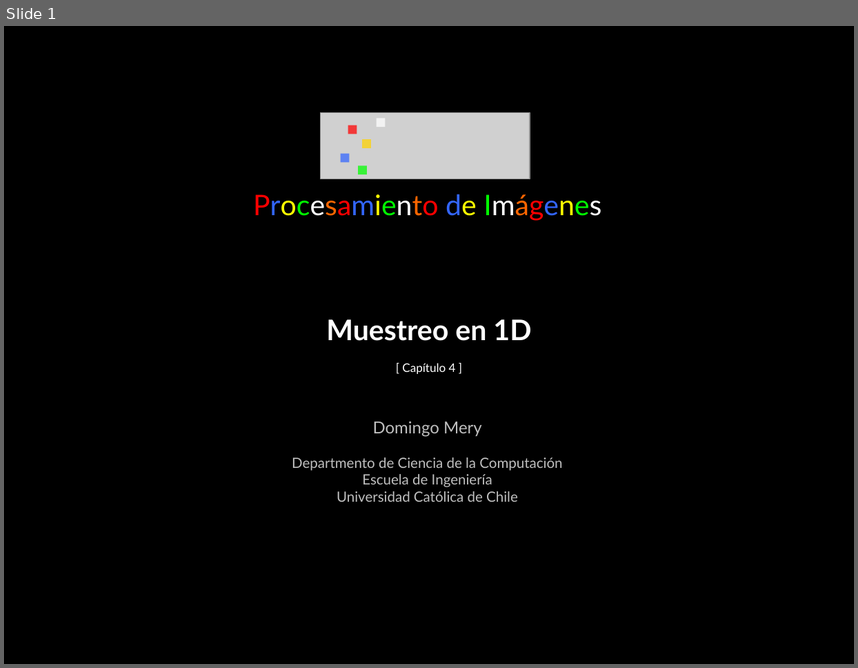
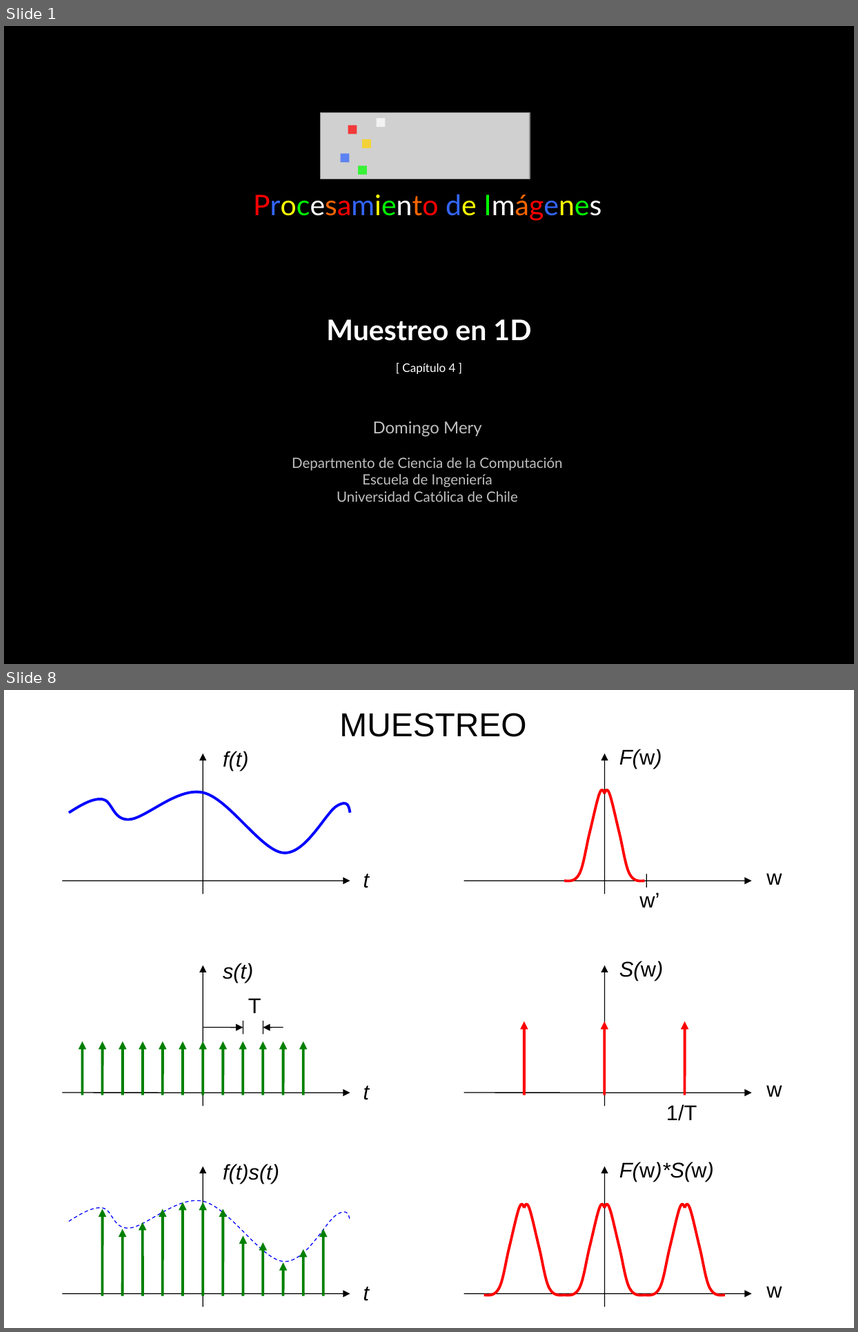
Before and after one commit to domingomery/imagenes, a slide deck: clases/Cap04_Sistemas_Lineales/presentations/IMG04_Muestreo1D_DFT.pptx. Shown one above the other, each under a label of ours: slide 1 before the commit, slides 1 and 8 after it; the slides between them are not shown. The pictures are 858x668 and 858x1332 pixels, drawn with LibreOffice and Linux fonts; fonts in the diff are those of the drawing; grey boxes stand for pictures. Boxes give left, top, right and bottom in pixels: in the first picture for what was removed or moved away, otherwise in the second. Text is boxed around its words. In the diff, an @@ line names an element or a change of style, - is before the commit and + after.

```diff
--- a/clases/Cap04_Sistemas_Lineales/presentations/IMG04_Muestreo1D_DFT.pptx
+++ b/clases/Cap04_Sistemas_Lineales/presentations/IMG04_Muestreo1D_DFT.pptx
@@ slide 8 added at [4, 690, 854, 1328], background #FFFFFF @@
@@ text added at [339, 713, 526, 737], 28 pt, text #000000 @@
+MUESTREO
@@ text added at [223, 751, 249, 771], 18 pt, text #000000, italic @@
+f(t)
@@ text added at [619, 749, 662, 769], 18 pt, text #000000, italic @@
+F(w)
@@ arrow added from (203, 894) to (203, 753), #000000 0.75 pt @@
@@ arrow added from (605, 894) to (605, 753), #000000 0.75 pt @@
@@ freeform shape added at [69, 787, 350, 855], outline #0000FF 2.25 pt @@
@@ freeform shape added at [564, 787, 604, 881], outline #FF0000 2.25 pt @@
@@ freeform shape added at [604, 787, 644, 881], outline #FF0000 2.25 pt @@
@@ text added at [363, 874, 370, 888], 18 pt, text #000000, italic @@
+t
@@ line added from (646, 874) to (646, 887), #000000 0.75 pt @@
@@ text added at [766, 873, 782, 885], 18 pt, text #000000 @@
+w
@@ arrow added from (63, 880) to (350, 880), #000000 0.75 pt @@
@@ arrow added from (464, 880) to (752, 880), #000000 0.75 pt @@
@@ text added at [639, 892, 660, 907], 18 pt, text #000000 @@
+w’
@@ group added at [63, 960, 782, 1121]: 21 arrows, 6 texts, 2 lines @@
+t
+w
+s(t)
+S(w)
+T
+1/T
@@ group added at [63, 1161, 782, 1306]: 16 arrows, 7 freeform shapes, 4 texts @@
+t
+w
+f(t)s(t)
+F(w)*S(w)
```
Also in this commit, not shown: 9 other slides added, 11 other files.
